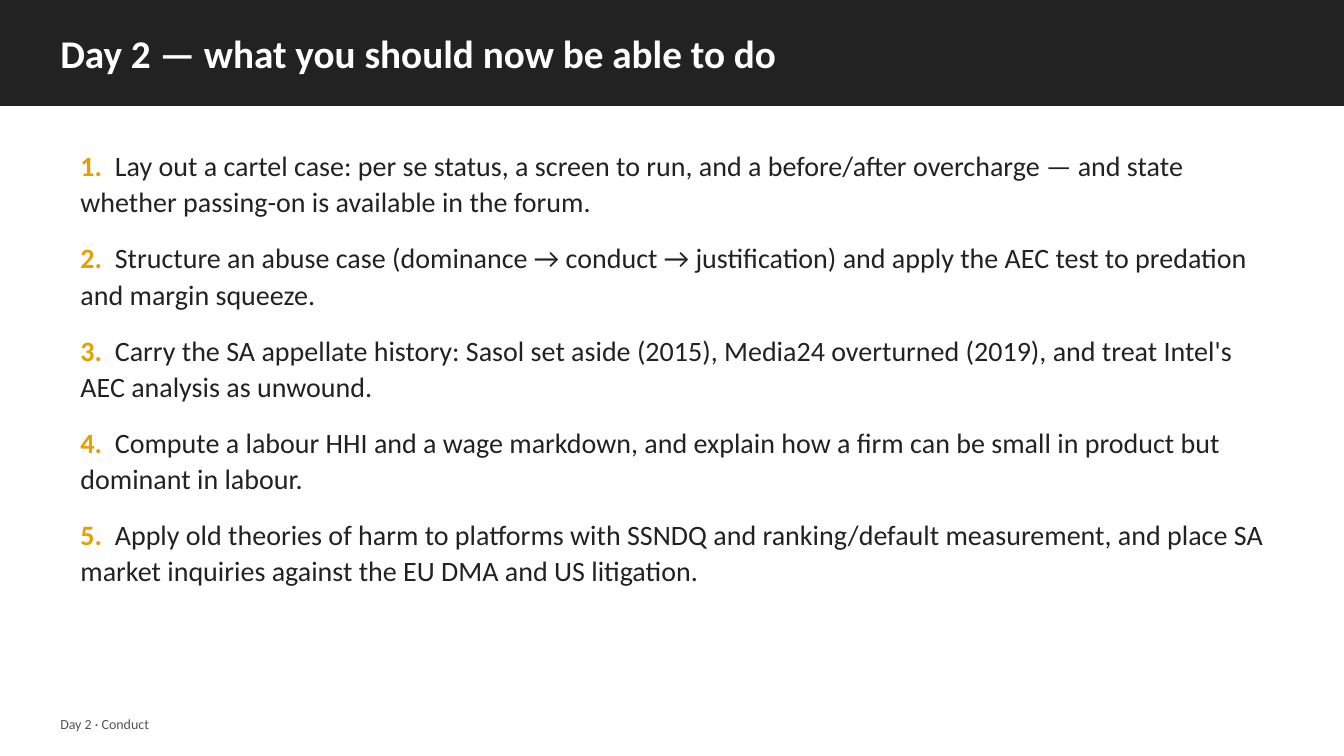
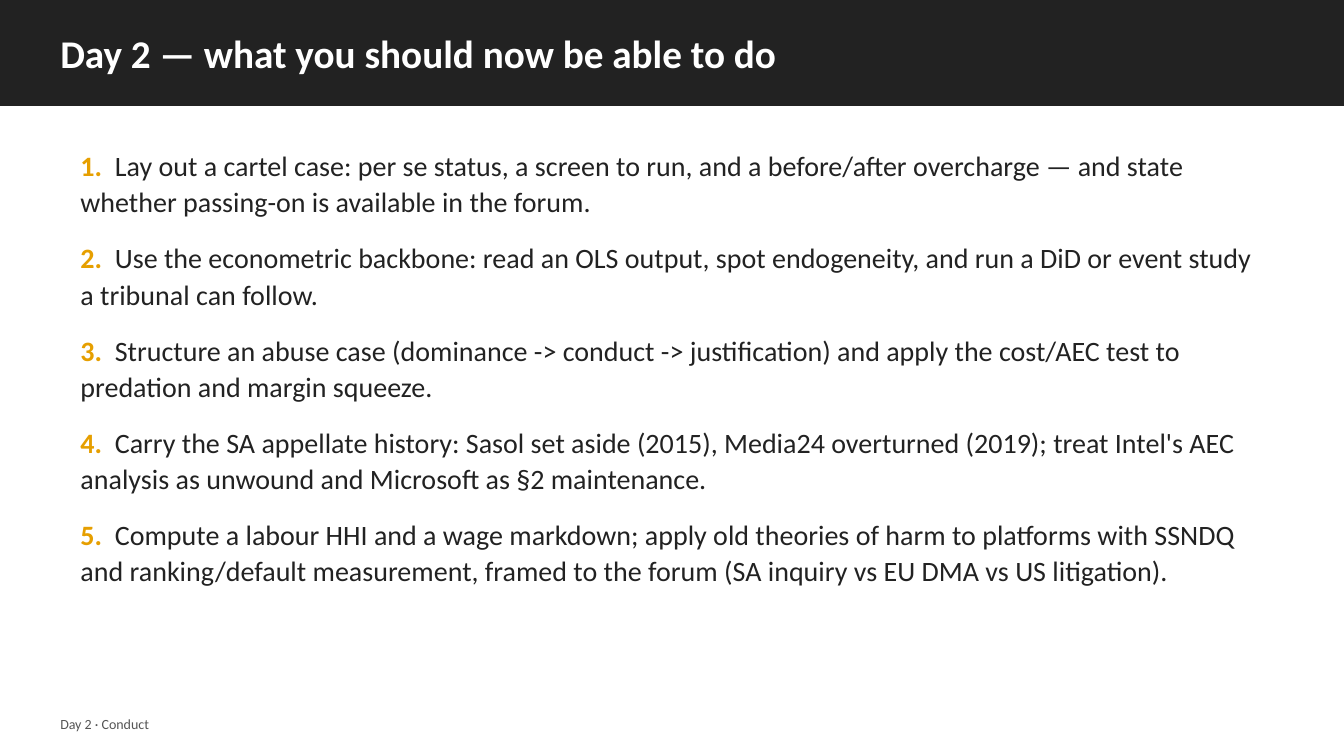
Before and after one commit to laurencehw/antitrust-methods, a slide deck: slide 55 of teaching/slides/day2_conduct.pptx (slide 28 before the commit). Drawn at 1344x756 pixels with LibreOffice and Linux fonts; fonts in the diff are those of the drawing. Boxes give left, top, right and bottom in pixels: in the first picture for what was removed or moved away, otherwise in the second. Text is boxed around its words. In the diff, an @@ line names an element or a change of style, - is before the commit and + after.

```diff
--- a/teaching/slides/day2_conduct.pptx
+++ b/teaching/slides/day2_conduct.pptx
@@ text at (80,248,1251,586): text changed @@
-2. Structure an abuse case (dominance → conduct → justification) and apply the AEC test to predation and margin squeeze.
-3. Carry the SA appellate history: Sasol set aside (2015), Media24 overturned (2019), and treat Intel's AEC analysis as unwound.
-4. Compute a labour HHI and a wage markdown, and explain how a firm can be small in product but dominant in labour.
-5. Apply old theories of harm to platforms with SSNDQ and ranking/default measurement, and place SA market inquiries against the EU DMA and US litigation.
+2. Use the econometric backbone: read an OLS output, spot endogeneity, and run a DiD or event study a tribunal can follow.
+3. Structure an abuse case (dominance -> conduct -> justification) and apply the cost/AEC test to predation and margin squeeze.
+4. Carry the SA appellate history: Sasol set aside (2015), Media24 overturned (2019); treat Intel's AEC analysis as unwound and Microsoft as §2 maintenance.
+5. Compute a labour HHI and a wage markdown; apply old theories of harm to platforms with SSNDQ and ranking/default measurement, framed to the forum (SA inquiry vs EU DMA vs US litigation).
```
Also in this commit, not shown: 26 other slides changed, 27 slides added, 5 other files.
